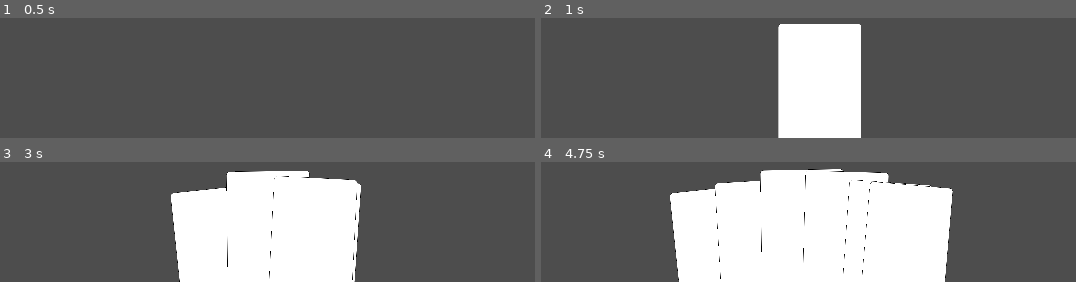
Above: before the commit, frames 1-4 (two rows, left to right).
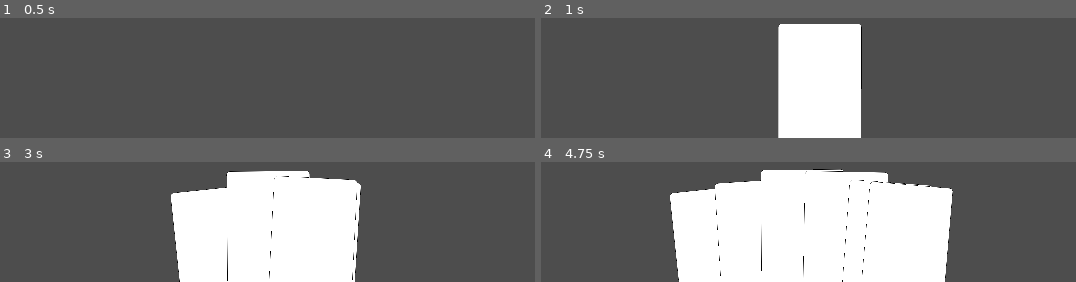
Above: after the commit, the same moments.

Repository: michael-j-coyne/card-game
Game: Godot game, scene res://hand.tscn
The game is run twice, just before and just after one commit, with the same random seed, the same clock (stepped at 60 frames per second) and the same inputs.
Inputs (mouse positions are in pixels of both pictures, inside the frame that each line leads up to):
- Up to frame 1 (0.5 s): no input
- Up to frame 2 (1 s): tap Enter at 0.5 s; move the mouse to (outside the picture) at 0.52 s; click (outside the picture) at 0.67 s
- Up to frame 3 (3 s): tap Space at 1.25 s; drag from (outside the picture) to (outside the picture) at 1.27 s; move the mouse to (outside the picture) at 2.02 s; click (outside the picture) at 2.17 s; drag from (outside the picture) to (outside the picture) at 2.77 s
- Up to frame 4 (4.75 s): move the mouse to (outside the picture) at 3.52 s; click (outside the picture) at 3.67 s; drag from (outside the picture) to (outside the picture) at 4.27 s

Frame 1 is identical in both runs. In frame 2, 0.1% of the frame differs, in the area x 59-60%, y 6-60%; in frame 3, 0.2%; in frame 4, 0.5%, in the area x 32-74%, y 5-100%.

Commit message:
Update hand_rotation_curve.tres
Change curve from linear to smooth

Diff:
--- a/UI/resources/hand_rotation_curve.tres
+++ b/UI/resources/hand_rotation_curve.tres
@@ -2,5 +2,5 @@
 
 [resource]
 min_value = -1.0
-_data = [Vector2(0, -1), 0.0, 2.0, 0, 1, Vector2(1, 1), 2.0, 0.0, 1, 0]
-point_count = 2
+_data = [Vector2(0, -1), 0.0, 0.0, 0, 0, Vector2(0.504348, 0.00344753), 0.0, 0.0, 0, 0, Vector2(1, 1), 0.0, 0.0, 0, 0]
+point_count = 3
